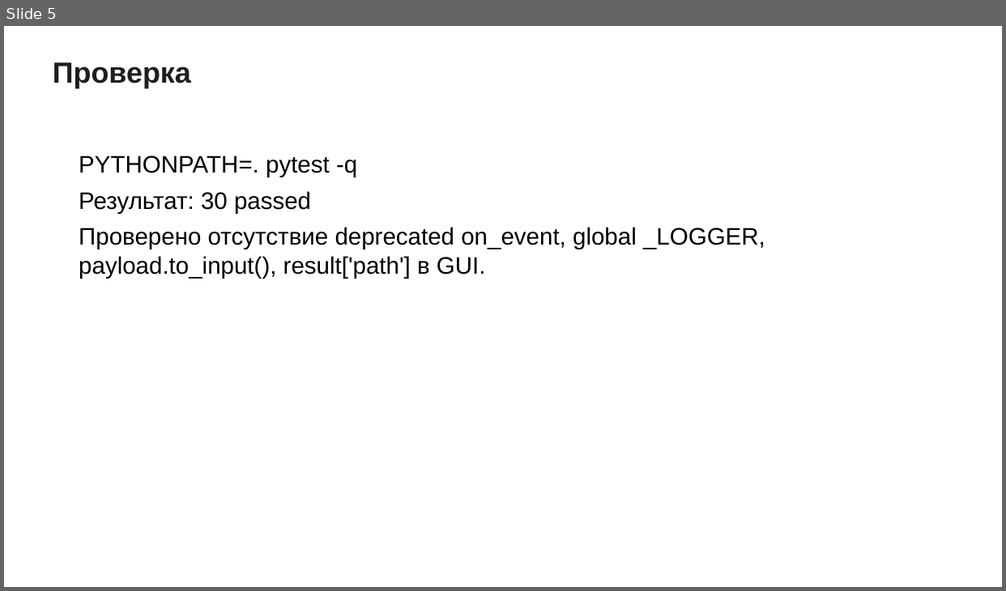
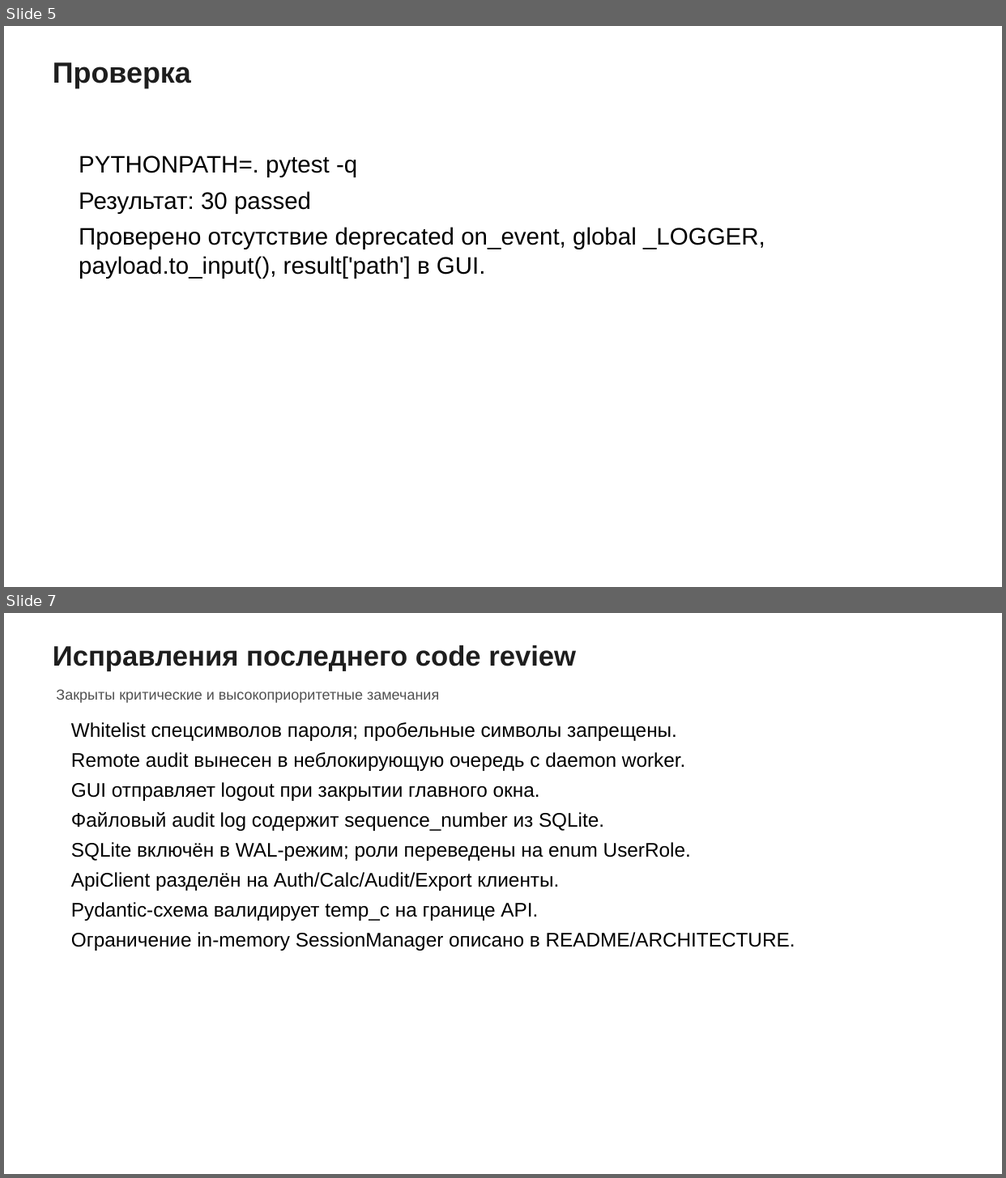
Before and after one commit to romatekanov94971-code/km3, a slide deck: docs/presentation/architecture_overview.pptx. Shown one above the other, each under a label of ours: slide 5 before the commit, slides 5 and 7 after it; the slides between them are not shown. The pictures are 1006x591 and 1006x1178 pixels, drawn with LibreOffice and Linux fonts; fonts in the diff are those of the drawing. Boxes give left, top, right and bottom in pixels: in the first picture for what was removed or moved away, otherwise in the second. Text is boxed around its words. In the diff, an @@ line names an element or a change of style, - is before the commit and + after.

```diff
--- a/docs/presentation/architecture_overview.pptx
+++ b/docs/presentation/architecture_overview.pptx
@@ slide 7 added at (x1=4, y1=613, x2=1002, y2=1174), background #FFFFFF @@
@@ text added at (x1=53, y1=645, x2=576, y2=671), 27 pt, text #1E1E1E, bold @@
+Исправления последнего code review
@@ text added at (x1=56, y1=689, x2=439, y2=703), 14 pt, text #505050 @@
+Закрыты критические и высокоприоритетные замечания
@@ text added at (x1=71, y1=722, x2=795, y2=951), 19 pt, text #000000 @@
+Whitelist спецсимволов пароля; пробельные символы запрещены.
+Remote audit вынесен в неблокирующую очередь с daemon worker.
+GUI отправляет logout при закрытии главного окна.
+Файловый audit log содержит sequence_number из SQLite.
+SQLite включён в WAL-режим; роли переведены на enum UserRole.
+ApiClient разделён на Auth/Calc/Audit/Export клиенты.
+Pydantic-схема валидирует temp_c на границе API.
+Ограничение in-memory SessionManager описано в README/ARCHITECTURE.
```
Also in this commit, not shown: 1 other slide added, 28 other files.
